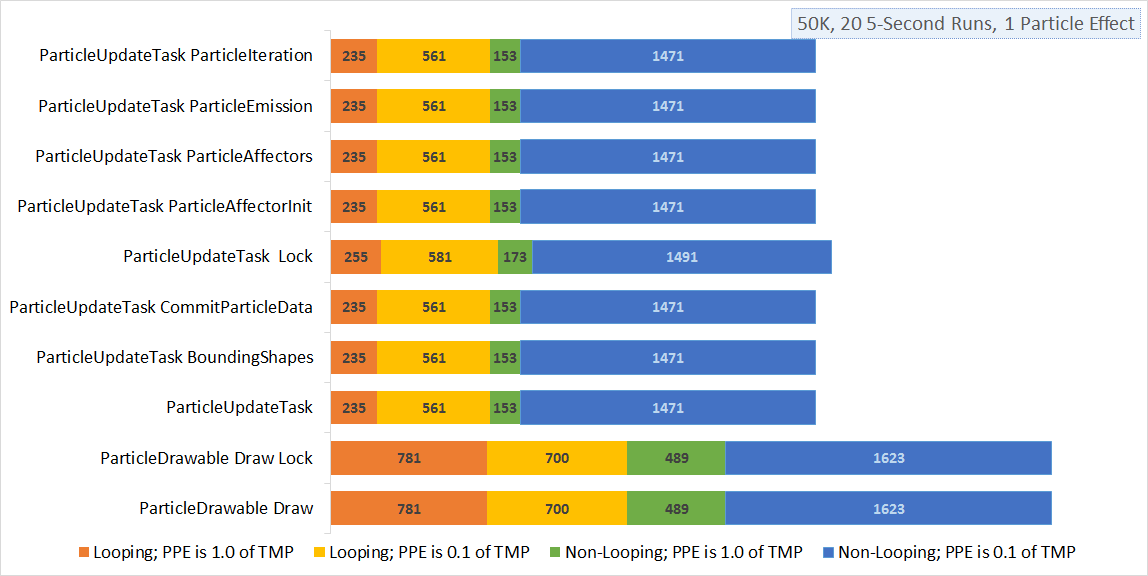
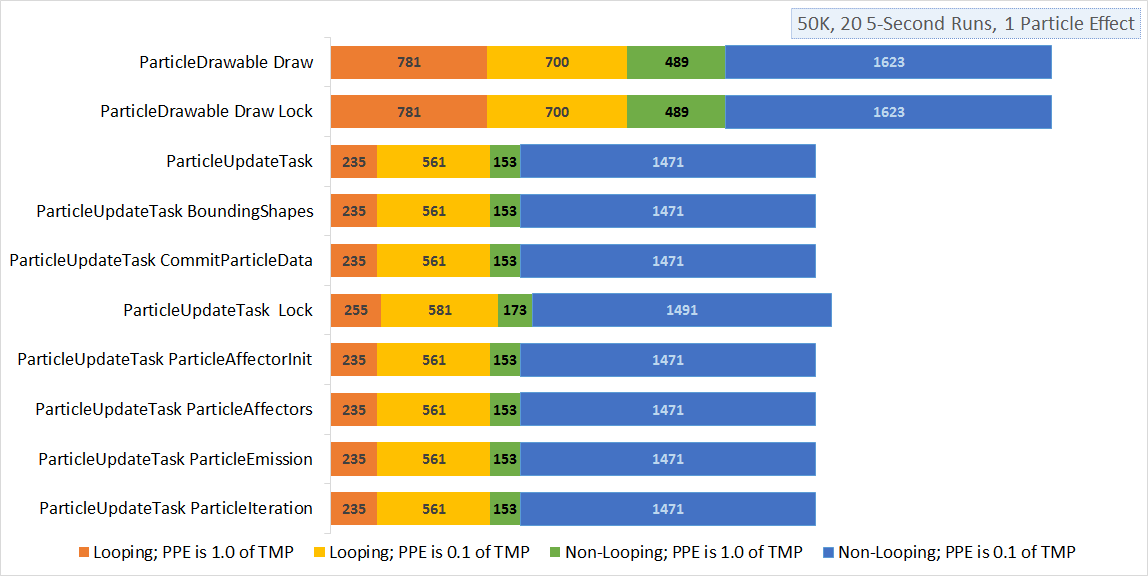
The second 1148×576 image is a revision of the first. Changes to its layers:
added layer "Layer 6" above "Layer 5" over (10, 30, 1052, 526)
